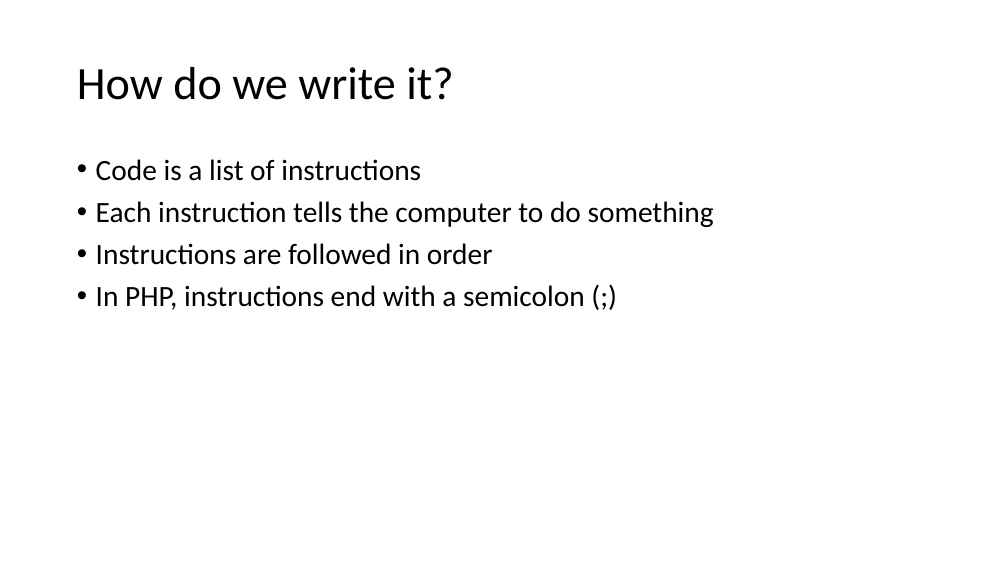
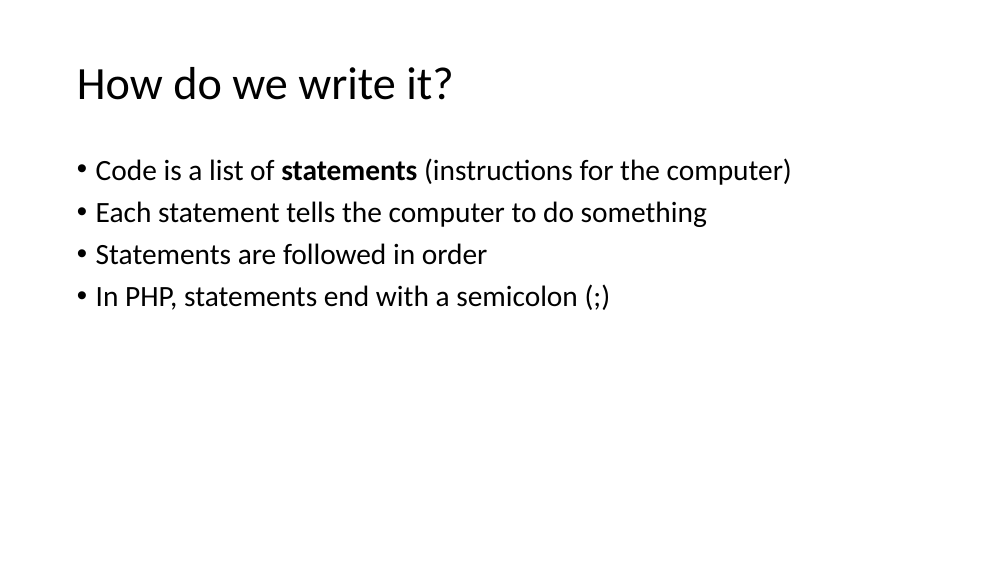
Before and after one commit to PHPEmbark/curriculum, a slide deck: slide 4 of course/1 - Basic Programming/Basic Programming.pptx. Drawn at 1008x567 pixels with LibreOffice and Linux fonts; fonts in the diff are those of the drawing. Boxes give left, top, right and bottom in pixels: in the first picture for what was removed or moved away, otherwise in the second. Text is boxed around its words. In the diff, an @@ line names an element or a change of style, - is before the commit and + after.

```diff
--- a/course/1 - Basic Programming/Basic Programming.pptx
+++ b/course/1 - Basic Programming/Basic Programming.pptx
@@ text at [96,158,792,310]: text changed @@
-• Code is a list of instructions
-• Each instruction tells the computer to do something
-• Instructions are followed in order
-• In PHP, instructions end with a semicolon (;)
+• Code is a list of statements (instructions for the computer)
+• Each statement tells the computer to do something
+• Statements are followed in order
+• In PHP, statements end with a semicolon (;)
```
Also in this commit, not shown: 6 other slides changed, 15 slides added.
